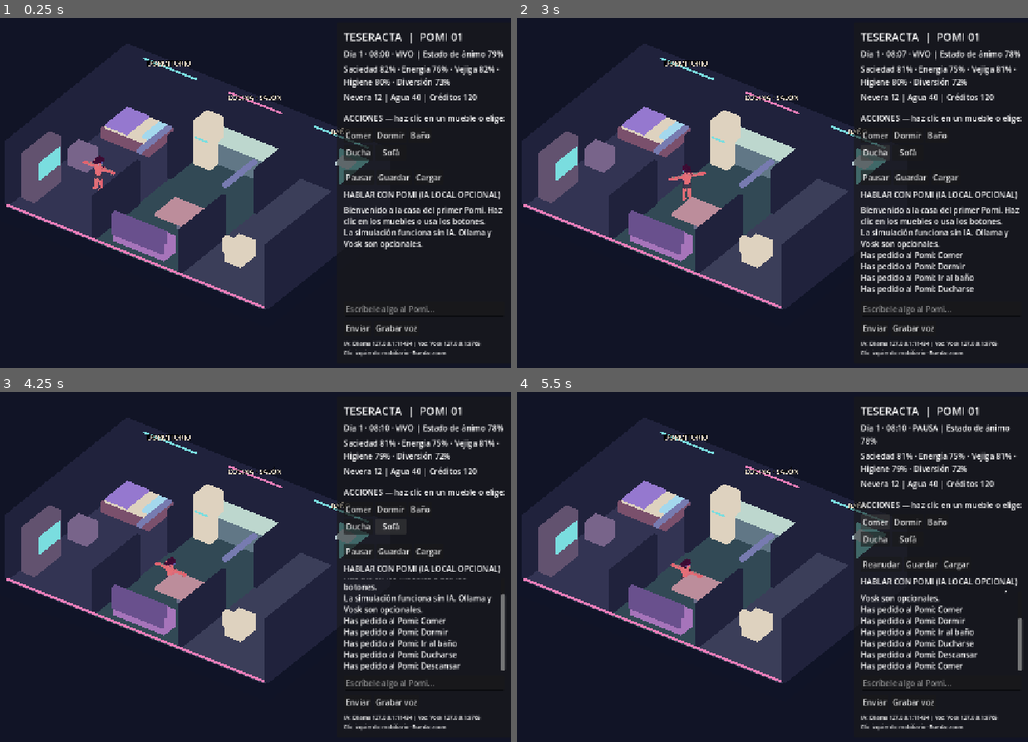
Above: before the commit, frames 1-4 (two rows, left to right).
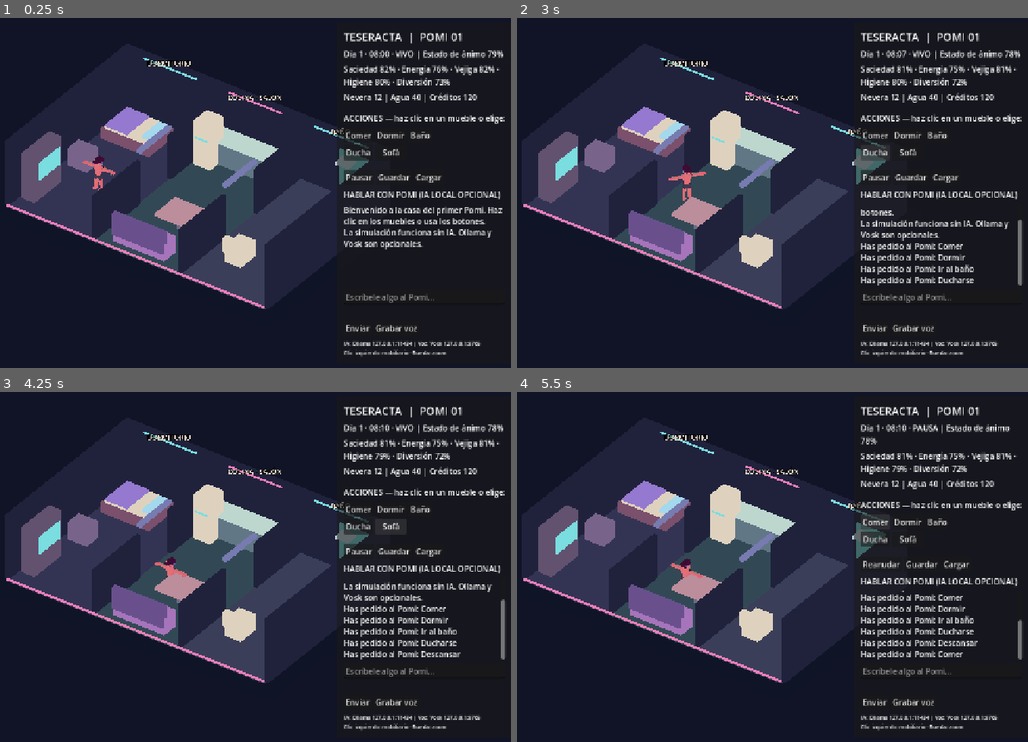
Above: after the commit, the same moments.

Repository: Aceitunillass/Teseracta
Game: Godot game, scene res://scenes/main.tscn
Two runs of this game, one before a commit and one after it. Both use one fixed random seed, a clock stepped at 60 frames per second and the inputs below.
Inputs:
- Up to frame 1 (0.25 s): no input
- Up to frame 2 (3 s): click "Comer" at 0.5 s; click "Dormir" at 1.25 s; click "Baño" at 2 s; click "Ducha" at 2.75 s
- Up to frame 3 (4.25 s): click "Sofá" at 3.5 s
- Up to frame 4 (5.5 s): click "Pausar" at 4.25 s; click "Comer" at 5 s

The runs differ from the first frame. In frame 1, 0.4% of the frame differs, in the area x 67-85%, y 78-85%; in frame 2, 3.4%, in the area x 67-99%, y 54-85%; in frame 3, 2.6%; in frame 4, 2.0%.

Commit message:
fix(chat-ui): queue messages without interleaving live Pomi output

Diff:
--- a/scripts/main.gd
+++ b/scripts/main.gd
@@ -22,6 +22,7 @@
 var inventory_label: Label
 var log_view: RichTextLabel
 var chat_input: LineEdit
+var queue_status_label: Label
 var mic_button: Button
 var pause_button: Button
 var drag_last_pos := Vector2.ZERO
@@ -146,6 +147,10 @@
     chat_input.placeholder_text = "Escríbele algo al Pomi..."
     chat_input.text_submitted.connect(_send_chat)
     content.add_child(chat_input)
+    queue_status_label = Label.new()
+    queue_status_label.text = ""
+    queue_status_label.add_theme_font_size_override("font_size", 11)
+    content.add_child(queue_status_label)
     var chat_buttons := HBoxContainer.new()
     content.add_child(chat_buttons)
     chat_buttons.add_child(_make_button("Enviar", func(): _send_chat(chat_input.text)))
@@ -220,12 +225,13 @@
     if text_message.is_empty():
         return
     chat_input.clear()
-    _log("Tú: " + text_message)
     state.remember("El jugador dijo: " + text_message.substr(0, 70))
-    # Recibir el mensaje es inmediato, aunque la inferencia anterior siga en curso.
+    # No intercalar un nuevo mensaje entre fragmentos de la respuesta que aún se dibuja.
     if bool(ollama.get("pending")):
         queued_chat_messages.append(text_message)
-        return
+        _update_queue_status()
+        return
+    _log("Tú: " + text_message)
     _request_pomi_reply(text_message)
 
 
@@ -265,7 +271,18 @@
 func _dispatch_queued_chat() -> void:
     if not queued_chat_messages.is_empty() and not bool(ollama.get("pending")):
         var next_message: String = queued_chat_messages.pop_front()
+        _update_queue_status()
+        _log("Tú: " + next_message)
         _request_pomi_reply(next_message)
+
+
+func _update_queue_status() -> void:
+    if queue_status_label == null:
+        return
+    if queued_chat_messages.is_empty():
+        queue_status_label.text = ""
+    else:
+        queue_status_label.text = "%d mensaje(s) recibido(s) y pendiente(s) de respuesta" % queued_chat_messages.size()
 
 
 func _on_ollama_stats(info: String) -> void:
@@ -273,7 +290,6 @@
 
 
 func _on_transcript(text_value: String) -> void:
-    _log("[Voz reconocida] " + text_value)
     _send_chat(text_value)
 
 func _on_voice_error(reason: String) -> void:
